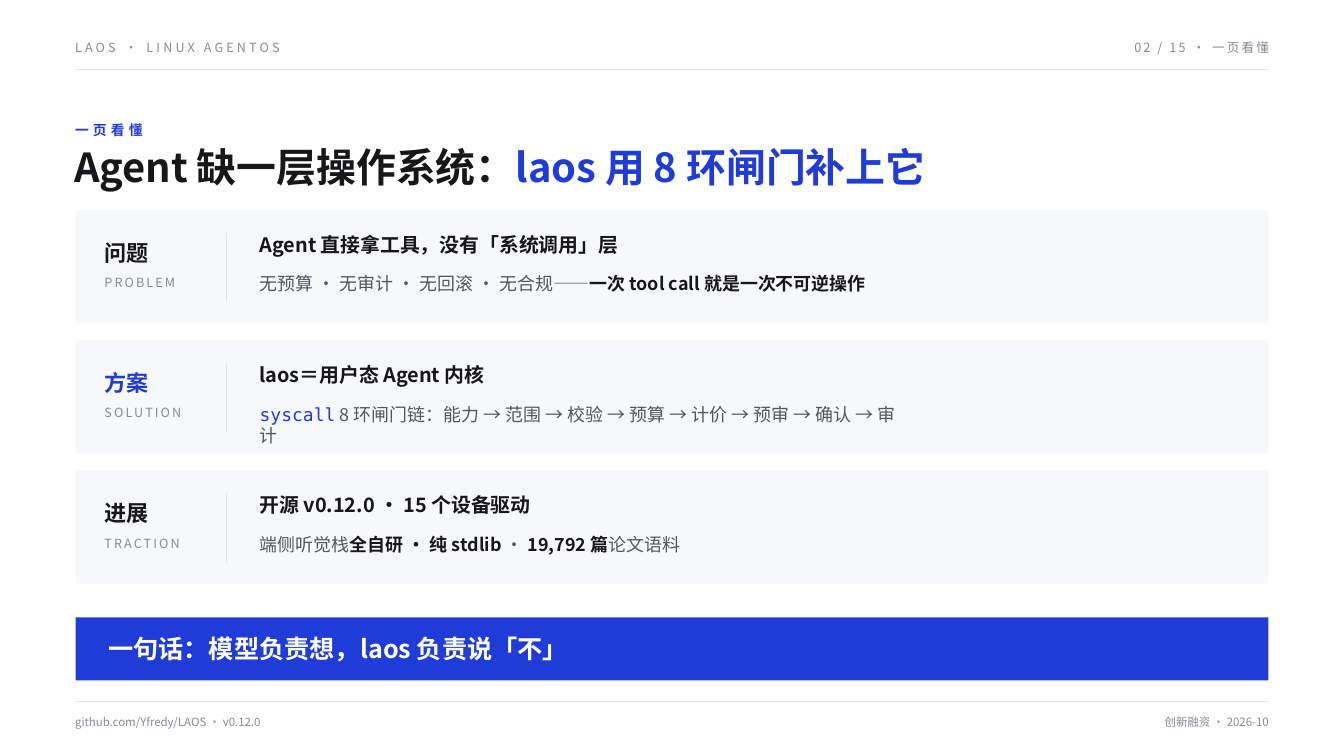
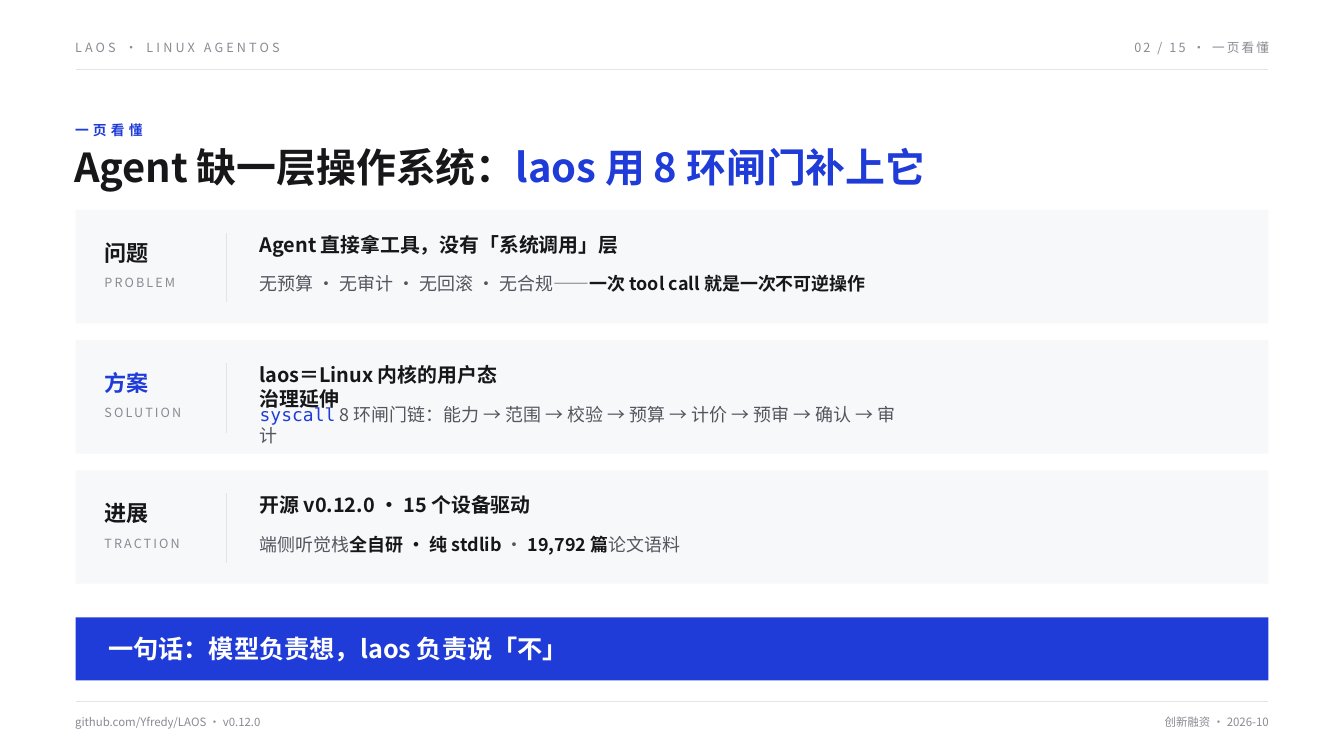
Before and after one commit to Yfredy/LAOS, a slide deck: slide 2 of docs/ppt/funding/laos-funding-ppt-master.pptx. Drawn at 1344x756 pixels with LibreOffice and Linux fonts; fonts in the diff are those of the drawing. Boxes give left, top, right and bottom in pixels: in the first picture for what was removed or moved away, otherwise in the second. Text is boxed around its words. In the diff, an @@ line names an element or a change of style, - is before the commit and + after.

```diff
--- a/docs/ppt/funding/laos-funding-ppt-master.pptx
+++ b/docs/ppt/funding/laos-funding-ppt-master.pptx
@@ text at <box>260,365,497,412</box>: text changed @@
-laos＝用户态 Agent 内核
+laos＝Linux 内核的用户态治理延伸
```
Also in this commit, not shown: 1 other slide changed, 10 other files.
